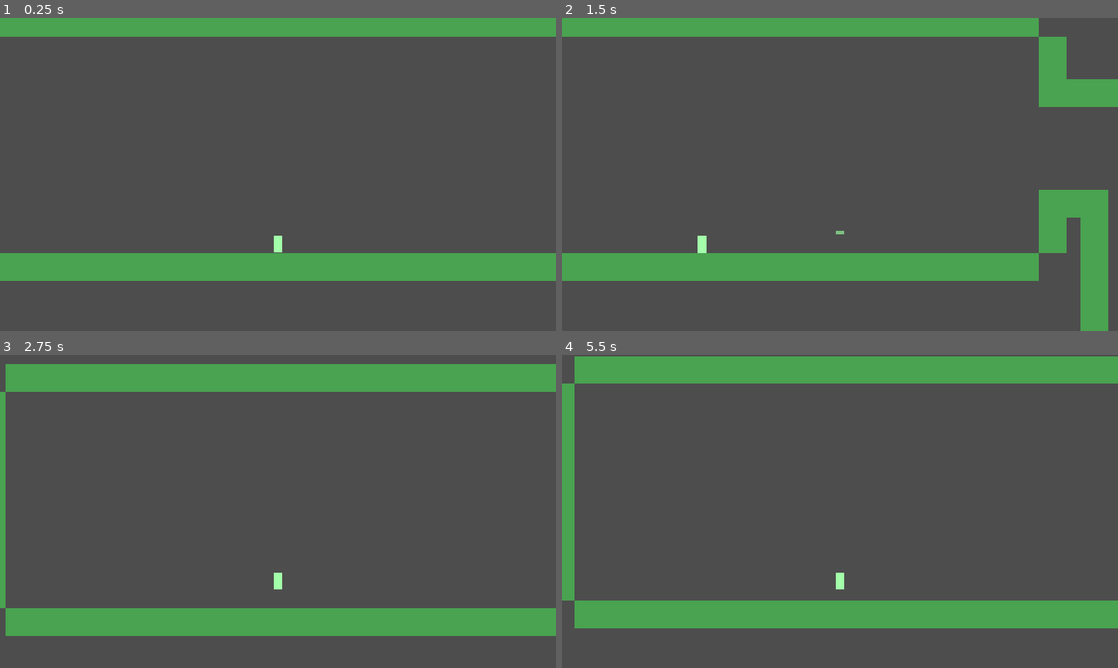
Above: before the commit, frames 1-4 (two rows, left to right).
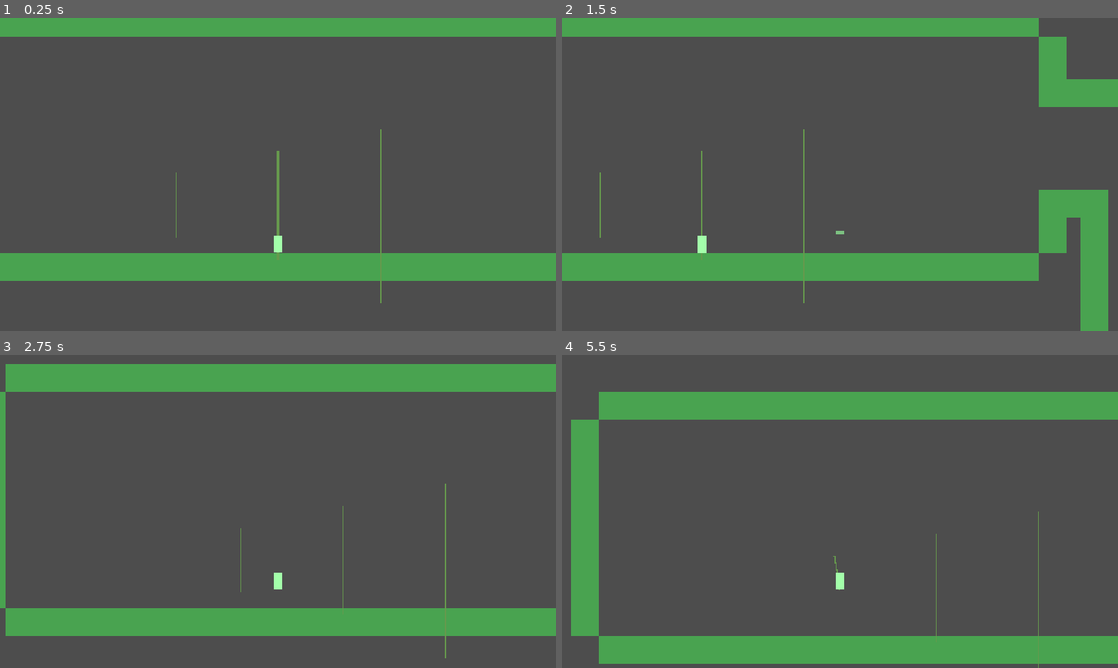
Above: after the commit, the same moments.

Repository: LZJ223/PICTOUR
Game: Godot game, scene res://Prototype_Game.tscn
The game is run twice, just before and just after one commit, with the same random seed, the same clock (stepped at 60 frames per second) and the same inputs.
Inputs (mouse positions are in pixels of both pictures, inside the frame that each line leads up to):
- Up to frame 1 (0.25 s): no input
- Up to frame 2 (1.5 s): tap Enter at 0.5 s; move the mouse to (962, 158) at 0.52 s; hold Shift (UAV) 0.53-1.28 s; hold D (move_right) from 0.53 s (still down); tap Space (jump) at 0.77, 1.07 s; tap F (grab, bound only after the commit) at 0.8, 1.35 s; move the mouse to (728, 190) at 1.27 s
- Up to frame 3 (2.75 s): tap Space (jump) at 1.52, 1.55, 1.82, 2.1 s; move the mouse to (333, 442) at 2.02 s; release D (move_right) at 2.03 s; hold A (move_left) from 2.03 s (still down); hold Shift (UAV) from 2.03 s (still down)
- Up to frame 4 (5.5 s): move the mouse to (812, 574) at 2.77 s; release A (move_left) at 2.78 s; release Shift (UAV) at 2.78 s; hold D (move_right) 2.78-4.28 s; tap Shift (UAV) at 2.85, 4.55 s; tap Space (jump) at 3.02, 3.32, 3.77, 3.8, 4.07, 4.52, 4.82 s; tap F (grab, bound only after the commit) at 3.05, 5.1 s; move the mouse to (1006, 558) at 3.52 s; hold V (eagle_eye) 3.53-4.28 s; move the mouse to (673, 464) at 4.27 s; hold A (move_left) 4.28-5.03 s; click (673, 464) at 4.35 s; move the mouse to (867, 511) at 5.02 s; hold D (move_right) from 5.03 s (still down)

The runs differ from the first frame. In frame 1, 0.3% of the frame differs, in the area x 31-69%, y 35-92%; in frame 2, 0.3%; in frame 3, 0.2%; in frame 4, 37%, in the area x 0-100%, y 0-100%.

Commit message:
更新通用组件：绳子

Diff:
--- /dev/null
+++ b/Component/Object/Vine/Vine.gd
@@ -0,0 +1,210 @@
+## 可换层藤蔓。玩家可抓取后攀爬（W/S）和摆荡（A/D），松开时获得切向惯性速度。
+##
+## 物理模型：参数化钟摆，不使用 Godot 物理关节。
+##   - angle = 0 表示藤蔓垂直向下，正角度向右摆，负角度向左摆。
+##   - 玩家位置 = anchor + Vector2(sin(angle), cos(angle)) * length。
+##   - 松开时切向速度 = Vector2(cos(angle), -sin(angle)) * angular_velocity * length。
+##
+## 藤蔓自身不参与实体碰撞（玩家可穿过），仅通过 GrabArea 检测可抓取范围。
+## 同图层才能抓取由碰撞层自动保证。
+
+@tool
+class_name Vine
+extends LayerObject
+
+@export_group("藤蔓参数")
+## 藤蔓初始长度（像素），也是往下攀爬的上限。
+@export var rope_length: float = 200.0
+## 往上攀爬的最短长度（像素）。
+@export var min_length: float = 40.0
+## 攀爬速度（像素/秒）。
+@export var climb_speed: float = 120.0
+## A/D 输入施加的角加速度，越大摆得越快。
+## 设为较小值，需要多次按 A/D 才能摆到最大幅度，模拟荡秋千的"蓄力"感。
+@export var swing_force: float = 2.5
+## 摆动阻尼系数，越小摆得越久。
+@export var swing_damping: float = 0.5
+## 最大摆荡角度（弧度），限制摆幅上限，防止荡到水平以上。
+@export var max_swing_angle: float = PI * 0.45
+## 钟摆重力加速度，应与玩家保持一致。
+@export var gravity: float = 1800.0
+## 可抓取检测半径（像素），即绳子两侧的抓取宽度。
+@export var grab_radius: float = 22.0
+## 松开藤蔓时惯性速度的放大倍数。
+@export var release_boost: float = 1.0
+## 松手速度的最大幅度（像素/秒），仅作为安全上限。
+## 实际速度已由钟摆能量模型限制：v = sqrt(2gL(1-cos(max_angle)))。
+@export var max_release_speed: float = 1200.0
+
+## 运行时状态
+var _gripped_player: PlayerController = null
+var _current_length: float = 0.0
+var _angle: float = 0.0
+var _angular_velocity: float = 0.0
+
+@onready var _grab_area: Area2D = $GrabArea
+@onready var _grab_shape: CollisionShape2D = $GrabArea/CollisionShape2D
+@onready var _line: Line2D = $VisualRoot/Line2D
+
+
+func _ready() -> void:
+	super()
+	add_to_group("vines")
+	_current_length = rope_length
+	## 同步抓取区：胶囊体覆盖整条绳子，宽度为 grab_radius*2
+	_sync_grab_shape()
+	_update_line_visual()
+	if not Engine.is_editor_hint():
+		_grab_area.body_entered.connect(_on_body_entered)
+		_grab_area.body_exited.connect(_on_body_exited)
+
+
+## 同步抓取区胶囊体形状，使其覆盖整条绳子
+func _sync_grab_shape() -> void:
+	if _grab_shape == null:
+		return
+	var shape = _grab_shape.shape
+	if shape is CapsuleShape2D:
+		shape.height = rope_length
+		shape.radius = grab_radius
+	## 胶囊体居中于原点，需向下偏移 rope_length/2 使其覆盖从锚点到末端
+	_grab_shape.position = Vector2(0, rope_length * 0.5)
+
+
+func _validate_property(property: Dictionary) -> void:
+	if property.name == "can_transfer":
+		property.usage = PROPERTY_USAGE_NO_EDITOR
+
+
+## 玩家尝试抓取此藤蔓。返回是否成功。
+## 同图层由碰撞层保证，此处仅判断是否已被占用及距离。
+func try_grab(player: PlayerController) -> bool:
+	if _gripped_player != null or player == null:
+		return false
+	## 检测玩家到绳子线段（锚点到静止末端）的最近距离，
+	## 而非到锚点的距离，确保绳子任意位置附近都能抓到。
+	var rope_end: Vector2 = global_position + Vector2(0, rope_length)
+	var to_player: Vector2 = player.global_position - global_position
+	var rope_dir: Vector2 = Vector2(0, rope_length)
+	var t: float = clamp(to_player.dot(rope_dir) / rope_length / rope_length, 0.0, 1.0)
+	var closest: Vector2 = global_position + rope_dir * t
+	var dist_to_rope: float = player.global_position.distance_to(closest)
+	if dist_to_rope > grab_radius + 30.0:
+		return false
+	_gripped_player = player
+	## 根据玩家当前相对位置初始化角度和长度
+	var rel: Vector2 = player.global_position - global_position
+	if rel.length() < 0.01:
+		rel = Vector2.DOWN
+	_angle = clamp(atan2(rel.x, rel.y), -max_swing_angle, max_swing_angle)
+	_current_length = clamp(rel.length(), min_length, rope_length)
+	_angular_velocity = 0.0
+	return true
+
+
+## 每帧由攀爬中的玩家调用，更新钟摆并返回玩家应处的全局位置。
+## input.x = A/D（左负右正），input.y = W/S（上负下正）。
+func update_swing(delta: float, input: Vector2) -> Vector2:
+	if _gripped_player == null:
+		return global_position
+	## 攀爬：W（input.y=-1）缩短绳子往上爬，S（input.y=1）伸长绳子往下爬
+	_current_length = clamp(_current_length + input.y * climb_speed * delta, min_length, rope_length)
+	## 钟摆重力恢复力
+	var angular_accel: float = -(gravity / max(_current_length, 1.0)) * sin(_angle)
+	_angular_velocity += angular_accel * delta
+	## A/D 摆荡输入：仅在输入方向与当前角速度同向时施加，
+	## 模拟荡秋千"顺势蹬"的感觉。仅在绳子接近最低点且接近静止时
+	## 允许从静止启动，避免在最大摆幅处持续按键抵消重力导致卡死。
+	if input.x != 0.0:
+		var near_bottom: bool = abs(_angle) < 0.4
+		var pumping: bool = (
+			(near_bottom and abs(_angular_velocity) < 0.3)
+			or sign(input.x) == sign(_angular_velocity)
+		)
+		if pumping:
+			_angular_velocity += input.x * swing_force * delta
+	## 按钟摆能量守恒限制角速度上限。
+	## 物理上，摆到最大角度 max_swing_angle 的钟摆在当前角度 angle 处的
+	## 最大角速度为 sqrt(2*g/L * (cos(angle) - cos(max_swing_angle)))。
+	## 这样短绳即使摆幅大，切向速度 v = ω*L = sqrt(2gL*(...)) 也会随 sqrt(L) 增长，
+	## 避免短绳大摆幅时速度异常大。
+	## 仅限制"向外"（远离垂直）的角速度，允许向内的恢复速度不受限，
+	## 否则在最大摆幅处角速度会被钳为0导致无法回弹。
+	var max_omega: float = sqrt(max(0.0, 2.0 * gravity / max(_current_length, 1.0) * (cos(_angle) - cos(max_swing_angle))))
+	var outward: bool = (_angle > 0.0 and _angular_velocity > 0.0) or (_angle < 0.0 and _angular_velocity < 0.0)
+	if outward:
+		_angular_velocity = min(_angular_velocity, max_omega)
+	## 阻尼
+	_angular_velocity *= (1.0 - swing_damping * delta)
+	## 积分角度并限制最大摆幅
+	_angle += _angular_velocity * delta
+	if _angle > max_swing_angle:
+		_angle = max_swing_angle
+		_angular_velocity = min(_angular_velocity, 0.0)
+	elif _angle < -max_swing_angle:
+		_angle = -max_swing_angle
+		_angular_velocity = max(_angular_velocity, 0.0)
+	_update_line_visual()
+	return global_position + Vector2(sin(_angle), cos(_angle)) * _current_length
+
+
+## 玩家主动松开，返回切向惯性速度（沿藤蔓切线方向）。
+## 切向方向 = Vector2(cos(angle), -sin(angle))，即绳子的垂线方向。
+## 速度大小 = angular_velocity * current_length * release_boost，并被 max_release_speed 限制。
+func release() -> Vector2:
+	if _gripped_player == null:
+		return Vector2.ZERO
+	var tangent: Vector2 = Vector2(cos(_angle), -sin(_angle))
+	var release_vel: Vector2 = tangent * _angular_velocity * _current_length * release_boost
+	## 限制最大松手速度，避免高速摆荡时像炮弹一样飞出
+	if release_vel.length() > max_release_speed:
+		release_vel = release_vel.normalized() * max_release_speed
+	_reset_runtime_state()
+	return release_vel
+
+
+## 强制松开（换层、死亡等），不返回速度，调用方应自行清零玩家速度。
+func force_release() -> void:
+	_reset_runtime_state()
+
+
+func transfer_to(target_layer: DepthLayer, target_transform: Transform2D, target_collision_transform: Transform2D) -> void:
+	## 换层前强制松开攀爬中的玩家，避免跨层悬挂。
+	force_release()
+	super(target_layer, target_transform, target_collision_transform)
+
+
+func update_layer_slot() -> void:
+	super()
+	## 同步抓取区碰撞层，确保只有同图层玩家能被检测到。
+	if _grab_area != null and owner_layer != null:
+		_grab_area.collision_layer = 0
+		_grab_area.collision_mask = 0
+		_grab_area.set_collision_layer_value(owner_layer.layer_id + 1, true)
+		_grab_area.set_collision_mask_value(owner_layer.layer_id + 1, true)
+
+
+func _reset_runtime_state() -> void:
+	_gripped_player = null
+	_angle = 0.0
+	_angular_velocity = 0.0
+	_current_length = rope_length
+	_update_line_visual()
+
+
+## 更新调试用线段，从锚点指向当前末端位置（仅辅助观察，非正式视觉）
+func _update_line_visual() -> void:
+	if _line == null:
+		return
+	var end: Vector2 = Vector2(sin(_angle), cos(_angle)) * _current_length
+	_line.points = [Vector2.ZERO, end]
+
+
+func _on_body_entered(body: Node2D) -> void:
+	if body is PlayerController:
+		body.register_grabable_vine(self)
+
+
+func _on_body_exited(body: Node2D) -> void:
+	if body is PlayerController:
+		body.unregister_grabable_vine(self)
--- /dev/null
+++ b/Component/Object/Vine/Vine.tscn
@@ -0,0 +1,29 @@
+[gd_scene load_steps=4 format=3 uid="uid://cvine01platform"]
+
+[ext_resource type="Script" path="res://Component/Object/Vine/Vine.gd" id="1_vine"]
+
+[sub_resource type="CapsuleShape2D" id="CapsuleShape2D_grab"]
+radius = 30.0
+height = 200.0
+
+[node name="Vine" type="StaticBody2D"]
+collision_layer = 0
+collision_mask = 0
+script = ExtResource("1_vine")
+
+[node name="CollisionBox" type="CollisionPolygon2D" parent="."]
+disabled = true
+polygon = PackedVector2Array(4, 4, 4, -4, -4, -4, -4, 4)
+
+[node name="VisualRoot" type="Node2D" parent="."]
+
+[node name="Line2D" type="Line2D" parent="VisualRoot"]
+width = 3.0
+default_color = Color(0.4, 0.6, 0.3, 1)
+points = PackedVector2Array(0, 0, 0, 200)
+
+[node name="GrabArea" type="Area2D" parent="."]
+
+[node name="CollisionShape2D" type="CollisionShape2D" parent="GrabArea"]
+position = Vector2(0, 100)
+shape = SubResource("CapsuleShape2D_grab")
--- a/Component/Player/Player_Controller.gd
+++ b/Component/Player/Player_Controller.gd
@@ -2,6 +2,10 @@
 
 class_name PlayerController
 extends CharacterBody2D
+
+## 玩家状态机
+enum PlayerState { NORMAL, ON_ROPE, UAV }
+
 ## 人物运动参数
 @export var move_speed: float = 260.0
 @export var jump_speed: float = 620.0
@@ -26,9 +30,16 @@
 ## 状态信息
 var collision_group: int = 1
 var activated: bool = false
-var UAV_activated: bool = false
+var current_state: PlayerState = PlayerState.NORMAL
 var _air_jumps_left: int = 0
 var player_body: Player_Object = null
+## 藤蔓交互
+var _grabable_vines: Array[Vine] = []
+var _current_vine: Vine = null
+## 松手后的惯性保护时间（秒），期间不施加水平摩擦和速度上限，
+## 确保摆荡惯性不会被 move_speed 钳位和摩擦立即抹消。
+@export var release_inertia_time: float = 0.4
+var _inertia_timer: float = 0.0
 ## 无人机系统使用的玩家（物体）节点资源预加载
 const player_body_type = preload("res://Component/Object/Player_Object/Player_Object.tscn")
 
@@ -42,61 +53,159 @@
 
 ## 人物移动逻辑
 func _physics_process(delta: float) -> void:
-	if activated:
-		## 无人机未激活
-		if not UAV_activated:
-			velocity.x += Input.get_axis("move_left", "move_right") * acceleration
-			if abs(velocity.x) < friction_deceleration:
-				velocity.x = 0
-			else:
-				velocity.x -= sign(velocity.x) * friction_deceleration
-			velocity.x = clamp(velocity.x, -1 * move_speed, move_speed)
-			var grounded := is_on_floor()
-			if grounded:
-				_air_jumps_left = air_jump_count
-			else:
-				velocity.y += gravity_acceleration * delta
-			if Input.is_action_just_pressed("jump") and (grounded or _air_jumps_left > 0):
-				if not grounded:
-					_air_jumps_left -= 1
-				velocity.y = -jump_speed
-		## 无人机激活
+	if not activated:
+		return
+	match current_state:
+		PlayerState.NORMAL:
+			_update_normal(delta)
+		PlayerState.ON_ROPE:
+			_update_on_rope(delta)
+		PlayerState.UAV:
+			_update_uav(delta)
+	if velocity.length() > 0.0001:
+		SignalSystem.timer_reset()
+	if current_state != PlayerState.ON_ROPE:
+		move_and_slide()
+		if current_state == PlayerState.NORMAL:
+			_handle_bounce()
+
+## 普通地面/空中移动
+func _update_normal(delta: float) -> void:
+	velocity.x += Input.get_axis("move_left", "move_right") * acceleration
+	if _inertia_timer > 0.0:
+		## 惯性保护期：施加较弱的摩擦让速度自然衰减，不硬钳位到 move_speed，
+		## 但保留 2 倍 move_speed 的软上限，防止输入叠加导致速度失控。
+		_inertia_timer -= delta
+		var reduced_friction: float = friction_deceleration * 0.3
+		if abs(velocity.x) < reduced_friction:
+			velocity.x = 0
 		else:
-			velocity.x += Input.get_axis("move_left", "move_right") * acceleration
-			velocity.y += Input.get_axis("move_up", "move_down") * acceleration
-			var dist: Vector2 = position - player_body.position
-			if dist.length() > UAV_distance:
-				velocity -= dist.normalized() * (dist.length() - UAV_distance)
-			if velocity.length() > UAV_friction_deceleration:
-				velocity -= velocity.normalized() * UAV_friction_deceleration
-			else:
-				velocity = Vector2.ZERO
-			velocity = velocity.normalized() * clamp(velocity.length(), 0, UAV_move_speed)
-			velocity.y = clamp(velocity.y, -1 * move_speed, move_speed)
-		if velocity.length() > 0.0001:
-			SignalSystem.timer_reset()
-		move_and_slide()
-		if not UAV_activated:
-			_handle_bounce()
+			velocity.x -= sign(velocity.x) * reduced_friction
+		var soft_limit: float = move_speed * 2.0
+		if abs(velocity.x) > soft_limit:
+			velocity.x = sign(velocity.x) * soft_limit
+	else:
+		if abs(velocity.x) < friction_deceleration:
+			velocity.x = 0
+		else:
+			velocity.x -= sign(velocity.x) * friction_deceleration
+		velocity.x = clamp(velocity.x, -move_speed, move_speed)
+	var grounded := is_on_floor()
+	if grounded:
+		_air_jumps_left = air_jump_count
+		## 落地后结束惯性保护
+		_inertia_timer = 0.0
+	else:
+		velocity.y += gravity_acceleration * delta
+	if Input.is_action_just_pressed("jump") and (grounded or _air_jumps_left > 0):
+		if not grounded:
+			_air_jumps_left -= 1
+		velocity.y = -jump_speed
+	## F 键抓取附近藤蔓
+	if Input.is_action_just_pressed("grab"):
+		_try_grab_vine()
+
+## 藤蔓攀爬/摆荡：位置由藤蔓驱动，不调用 move_and_slide
+func _update_on_rope(delta: float) -> void:
+	if _current_vine == null:
+		_force_release_vine()
+		return
+	## 空格松开藤蔓，获得切向惯性速度
+	if Input.is_action_just_pressed("jump"):
+		_release_vine()
+		return
+	var input := Vector2(
+		Input.get_axis("move_left", "move_right"),
+		Input.get_axis("move_up", "move_down")
+	)
+	global_position = _current_vine.update_swing(delta, input)
+
+## 无人机移动
+func _update_uav(delta: float) -> void:
+	velocity.x += Input.get_axis("move_left", "move_right") * acceleration
+	velocity.y += Input.get_axis("move_up", "move_down") * acceleration
+	var dist: Vector2 = position - player_body.position
+	if dist.length() > UAV_distance:
+		velocity -= dist.normalized() * (dist.length() - UAV_distance)
+	if velocity.length() > UAV_friction_deceleration:
+		velocity -= velocity.normalized() * UAV_friction_deceleration
+	else:
+		velocity = Vector2.ZERO
+	velocity = velocity.normalized() * clamp(velocity.length(), 0, UAV_move_speed)
+	velocity.y = clamp(velocity.y, -1 * move_speed, move_speed)
+
+## 尝试抓取最近的可抓取藤蔓。
+## 主动扫描场景中所有 vines 组的藤蔓，不依赖 Area2D 信号注册，
+## 确保高速飞行中也能抓到下一根绳子。
+func _try_grab_vine() -> void:
+	var candidates: Array[Vine] = []
+	for node in get_tree().get_nodes_in_group("vines"):
+		if node is Vine:
+			candidates.append(node as Vine)
+	if candidates.is_empty():
+		return
+	## 找最近的藤蔓（按到锚点的距离粗筛）
+	var nearest: Vine = candidates[0]
+	var min_dist: float = global_position.distance_to(nearest.global_position)
+	for vine in candidates:
+		var d: float = global_position.distance_to(vine.global_position)
+		if d < min_dist:
+			min_dist = d
+			nearest = vine
+	if nearest.try_grab(self):
+		_current_vine = nearest
+		current_state = PlayerState.ON_ROPE
+		## 藤蔓上禁用实体碰撞，位置完全由藤蔓驱动
+		body_collision_box.disabled = true
+		velocity = Vector2.ZERO
+		_inertia_timer = 0.0
+
+## 主动松开藤蔓，获得切向惯性速度
+func _release_vine() -> void:
+	if _current_vine == null:
+		return
+	velocity = _current_vine.release()
+	_current_vine = null
+	current_state = PlayerState.NORMAL
+	body_collision_box.disabled = false
+	_air_jumps_left = air_jump_count
+	## 启动惯性保护期，避免水平惯性被摩擦和速度上限立即抹消
+	_inertia_timer = release_inertia_time
+
+## 强制松开藤蔓（换层、死亡等），不保留惯性速度
+func _force_release_vine() -> void:
+	if _current_vine != null:
+		_current_vine.force_release()
+		_current_vine = null
+	current_state = PlayerState.NORMAL
+	body_collision_box.disabled = false
+	velocity = Vector2.ZERO
+	_inertia_timer = 0.0
+
+## 由藤蔓 GrabArea 调用，注册可抓取藤蔓
+func register_grabable_vine(vine: Vine) -> void:
+	if vine not in _grabable_vines:
+		_grabable_vines.append(vine)
+
+## 由藤蔓 GrabArea 调用，注销可抓取藤蔓
+func unregister_grabable_vine(vine: Vine) -> void:
+	_grabable_vines.erase(vine)
 
 ## 无人机状态切换
 func UAV_activate() -> void:
-	if not UAV_activated and not is_on_floor():
-		return
-	UAV_activated = not UAV_activated
-	body_collision_box.disabled = UAV_activated
-	body_visual.visible = not UAV_activated
-	UAV_collision_box.disabled = not UAV_activated
-	UAV_visual.visible = UAV_activated
-	velocity = Vector2.ZERO
-	if UAV_activated:
-		var current_layer: DepthLayer = Global.get_layer_at_slot(Global.current_layer_index)
-		player_body = player_body_type.instantiate()
-		current_layer.add_child(player_body)
-		player_body.position = position
-		player_body.collision_box.scale = scale
-		player_body.update_layer_slot()
-	else:
+	## 藤蔓上不能切换无人机
+	if current_state == PlayerState.ON_ROPE:
+		return
+	if current_state == PlayerState.NORMAL and not is_on_floor():
+		return
+	if current_state == PlayerState.UAV:
+		## 从无人机切回普通
+		current_state = PlayerState.NORMAL
+		body_collision_box.disabled = false
+		body_visual.visible = true
+		UAV_collision_box.disabled = true
+		UAV_visual.visible = false
+		velocity = Vector2.ZERO
 		var player_body_layer: DepthLayer = player_body.find_owner_layer()
 		while player_body_layer.slot != Global.current_layer_index:
 			SignalSystem.layer_cycle.emit(1, false)
@@ -104,14 +213,31 @@
 		scale = player_body.collision_box.scale
 		player_body.queue_free()
 		player_body = null
-
-## 轮换图层时碰撞箱改变
+	else:
+		## 从普通切入无人机
+		current_state = PlayerState.UAV
+		body_collision_box.disabled = true
+		body_visual.visible = false
+		UAV_collision_box.disabled = false
+		UAV_visual.visible = true
+		velocity = Vector2.ZERO
+		var current_layer: DepthLayer = Global.get_layer_at_slot(Global.current_layer_index)
+		player_body = player_body_type.instantiate()
+		current_layer.add_child(player_body)
+		player_body.position = position
+		player_body.collision_box.scale = scale
+		player_body.update_layer_slot()
+
+## 轮换图层时碰撞箱改变。藤蔓上换层强制松开。
 func collision_group_change(direction: int) -> void:
+	if current_state == PlayerState.ON_ROPE:
+		_force_release_vine()
 	var new_collision_group: int = posmod(collision_group - direction - 1, Global.layer_count) + 1
 	_set_collision_group(new_collision_group)
 
 ## 死亡触发器按记录恢复位置、所在层和大小。已经换层的物体不动。
 func apply_recorded_state(recorded_position: Vector2, recorded_group: int, recorded_scale: Vector2) -> void:
+	_force_release_vine()
 	_leave_uav_without_returning()
 	global_position = recorded_position
 	scale = recorded_scale
@@ -128,9 +254,9 @@
 	set_collision_mask_value(collision_group, true)
 
 func _leave_uav_without_returning() -> void:
-	if not UAV_activated:
-		return
-	UAV_activated = false
+	if current_state != PlayerState.UAV:
+		return
+	current_state = PlayerState.NORMAL
 	body_collision_box.disabled = false
 	body_visual.visible = true
 	UAV_collision_box.disabled = true
--- a/Level/Level_01_BeastForest.tscn
+++ b/Level/Level_01_BeastForest.tscn
@@ -6,6 +6,7 @@
 [ext_resource type="Shader" uid="uid://bpirhpvanl2p1" path="res://Shader/Layer_Depth_Filter.gdshader" id="3_y35lg"]
 [ext_resource type="PackedScene" path="res://Component/Object/Trigger/Trigger.tscn" id="4_trigger"]
 [ext_resource type="PackedScene" uid="uid://cyx33qtjbsw34" path="res://Component/Object/Ground/Ground.tscn" id="5_ground"]
+[ext_resource type="PackedScene" uid="uid://cvine01platform" path="res://Component/Object/Vine/Vine.tscn" id="6_vine"]
 
 [sub_resource type="ShaderMaterial" id="ShaderMaterial_y35lg"]
 resource_local_to_scene = true
@@ -1398,6 +1399,18 @@
 [node name="Polygon2D" parent="Layer1/Tutor01/VisualRoot" parent_id_path=PackedInt32Array(5032705, 817137210) index="0" unique_id=486029332]
 color = Color(0.288, 0.64, 0.31733328, 1)
 polygon = PackedVector2Array(776, 32, 776, -32, -776, -32, -776, 32)
+
+[node name="VineTest_Short" parent="Layer1" unique_id=910000001 instance=ExtResource("6_vine")]
+position = Vector2(-17250, 1080)
+rope_length = 150.0
+
+[node name="VineTest_Medium" parent="Layer1" unique_id=910000002 instance=ExtResource("6_vine")]
+position = Vector2(-17016, 1030)
+rope_length = 250.0
+
+[node name="VineTest_Long" parent="Layer1" unique_id=910000003 instance=ExtResource("6_vine")]
+position = Vector2(-16780, 980)
+rope_length = 400.0
 
 [node name="Tutor02" parent="Layer1" unique_id=5032706 instance=ExtResource("5_ground")]
 position = Vector2(-17016, 736)
--- a/System_Script/Layer_Controller_System.gd
+++ b/System_Script/Layer_Controller_System.gd
@@ -25,7 +25,7 @@
 		var target_layer: DepthLayer = Global.get_layer_at_slot(target_slot)
 		var player_collision: CollisionPolygon2D = (
 			Global.player.UAV_collision_box
-			if Global.player.UAV_activated
+			if Global.player.current_state == PlayerController.PlayerState.UAV
 			else Global.player.body_collision_box
 		)
 		if _has_collision(Global.player, player_collision, target_layer, player_collision.global_transform):
--- a/project.godot
+++ b/project.godot
@@ -74,6 +74,11 @@
 "events": [Object(InputEventKey,"resource_local_to_scene":false,"resource_name":"","device":-1,"window_id":0,"alt_press …(192 unchanged characters)…
 ]
 }
+grab={
+"deadzone": 0.2,
+"events": [Object(InputEventKey,"resource_local_to_scene":false,"resource_name":"","device":-1,"window_id":0,"alt_pressed":false,"shift_pressed":false,"ctrl_pressed":false,"meta_pressed":false,"pressed":false,"keycode":0,"physical_keycode":70,"key_label":0,"unicode":102,"location":0,"echo":false,"script":null)
+]
+}
 pickup={
 "deadzone": 0.2,
 "events": [Object(InputEventMouseButton,"resource_local_to_scene":false,"resource_name":"","device":-1,"window_id":0,"a …(258 unchanged characters)…
Not shown, added: Component/Object/Vine/Vine.gd.uid
